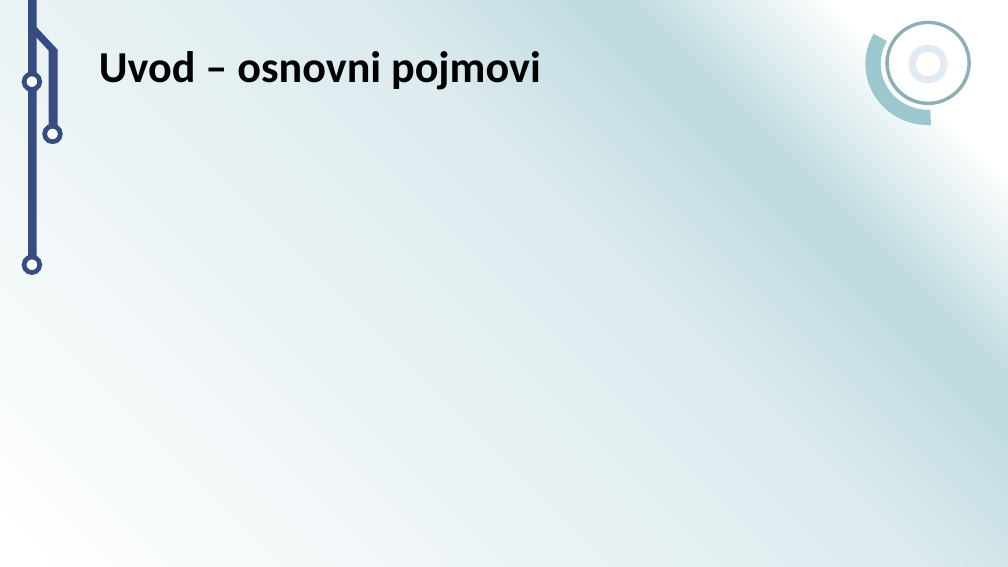
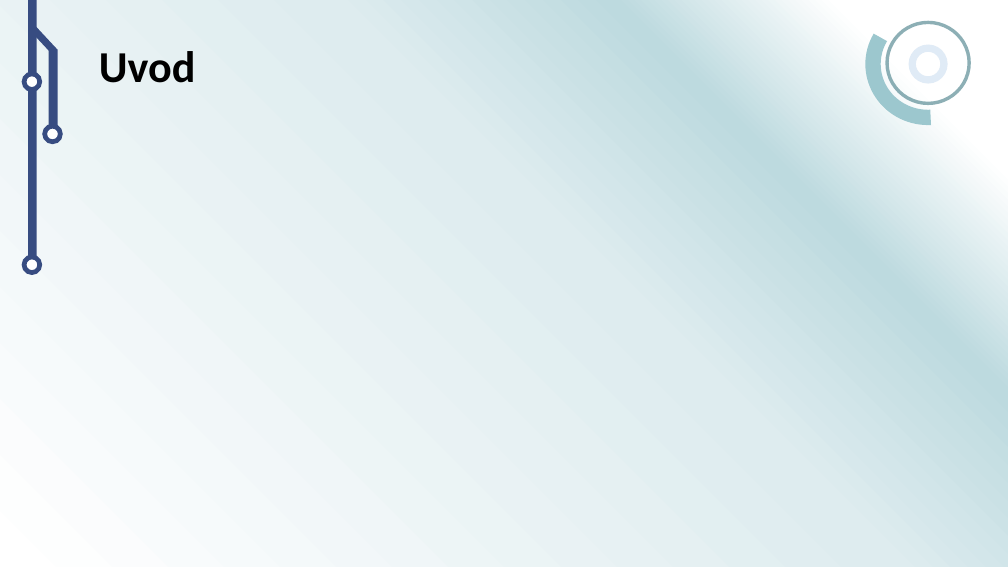
Before and after one commit to Acerinth/MaliDronovi, a slide deck: slide 4 of Prezentacija/Simulacija pozicioniranja autonomnih letjelica u prostoru.pptx. Drawn at 1008x567 pixels with LibreOffice and Linux fonts; fonts in the diff are those of the drawing; grey boxes stand for pictures; background and template pictures are left out. Boxes give left, top, right and bottom in pixels: in the first picture for what was removed or moved away, otherwise in the second. Text is boxed around its words. In the diff, an @@ line names an element or a change of style, - is before the commit and + after.

```diff
--- a/Prezentacija/Simulacija pozicioniranja autonomnih letjelica u prostoru.pptx
+++ b/Prezentacija/Simulacija pozicioniranja autonomnih letjelica u prostoru.pptx
@@ title at <box>99,51,196,83</box>: text changed @@
-Uvod – osnovni pojmovi
+Uvod
```
Also in this commit, not shown: 4 other slides changed, 3 slides added, 4 slides removed.
